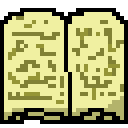
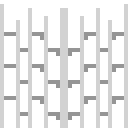
Two versions of the same layered image (w=128, h=128). Layer-by-layer changes:
added layer "Layer 12" above "Layer 4" over [0, 4, 128, 128]
hid "Layer 4" over [0, 8, 128, 124]
